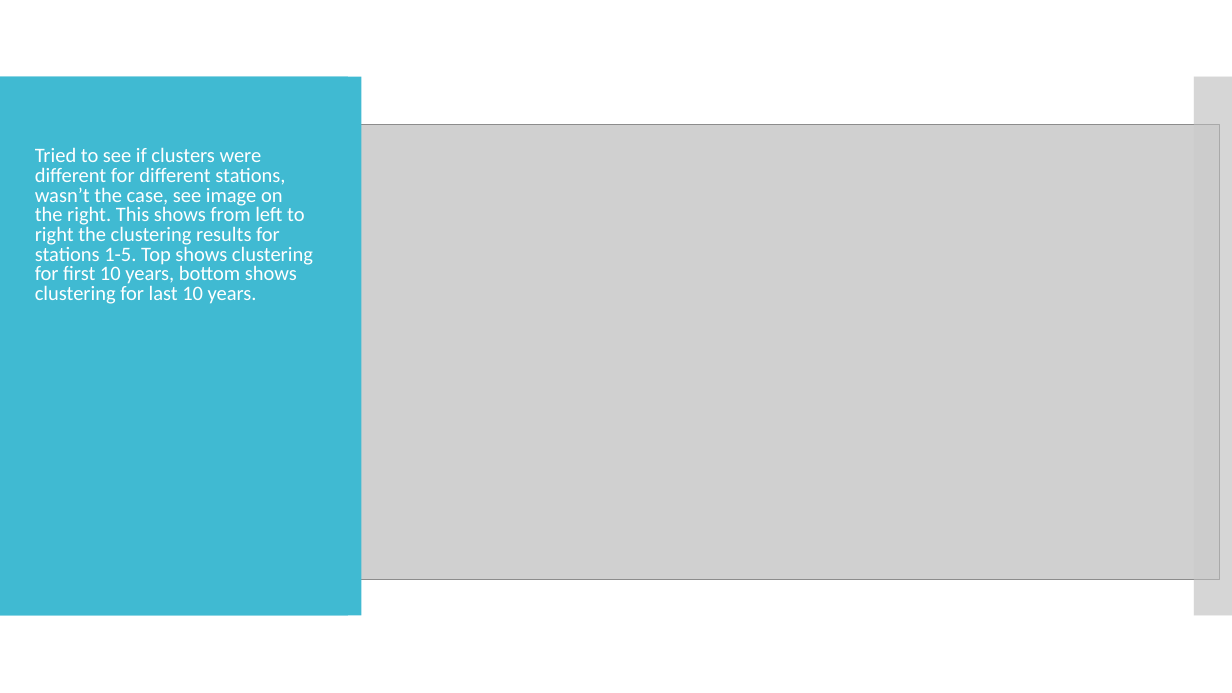
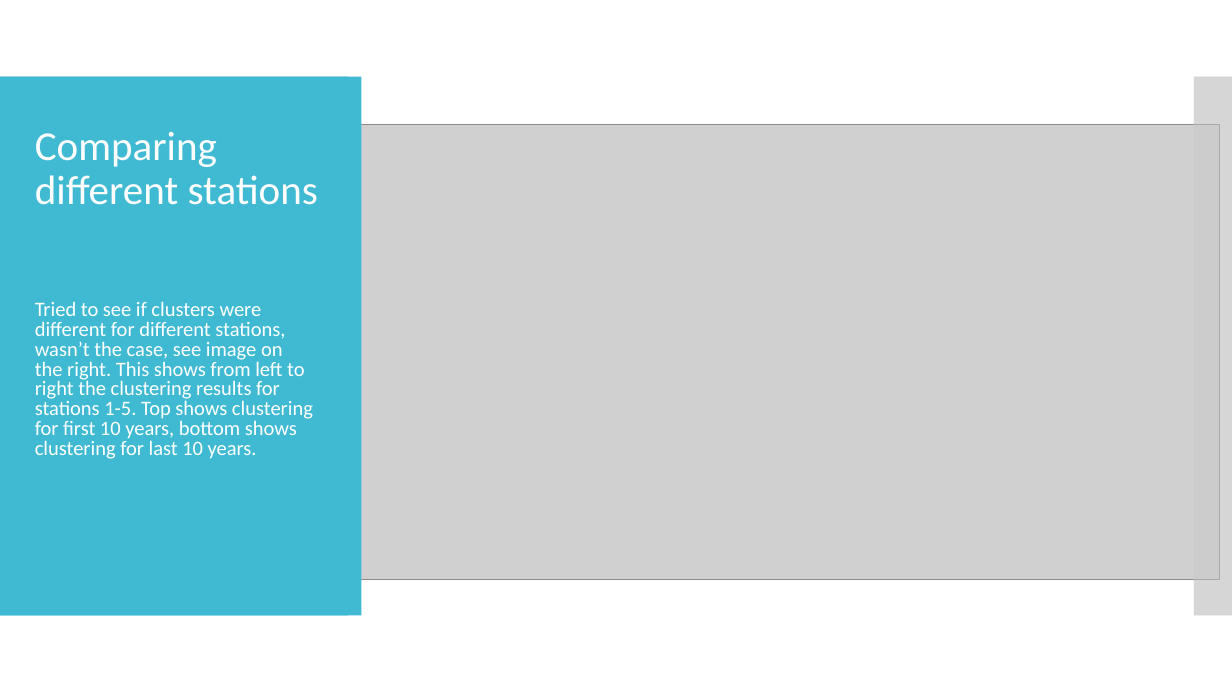
Before and after one commit to Deltares-Climate-Change/Deltares-Climate-Change, a slide deck: slide 11 of Presentations/Climate Change project update week 3 copy simon.pptx (slide 4 before the commit). Drawn at 1232x693 pixels with LibreOffice and Linux fonts; fonts in the diff are those of the drawing; grey boxes stand for pictures. Boxes give left, top, right and bottom in pixels: in the first picture for what was removed or moved away, otherwise in the second. Text is boxed around its words. In the diff, an @@ line names an element or a change of style, - is before the commit and + after.

```diff
--- a/Presentations/Climate Change project update week 3 copy simon.pptx
+++ b/Presentations/Climate Change project update week 3 copy simon.pptx
@@ title added at <box>35,132,318,205</box>, 32 pt, text #FFFFFF @@
+Comparing different stations
@@ text "Tried to see if clusters ...": place and size @@
-text "Tried to see if clusters ..." at <box>35,147,313,304</box>
+text "Tried to see if clusters ..." at <box>35,301,313,459</box>
```
Also in this commit, not shown: 5 other slides changed, 7 slides added, 8 other files.
